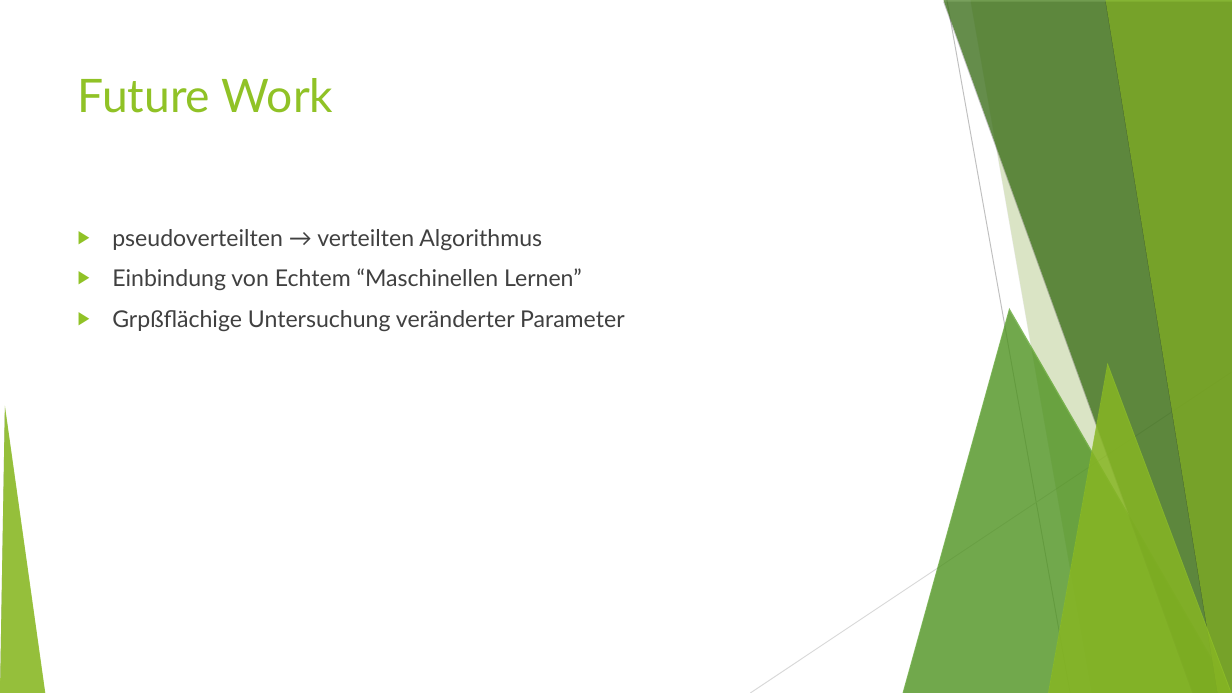
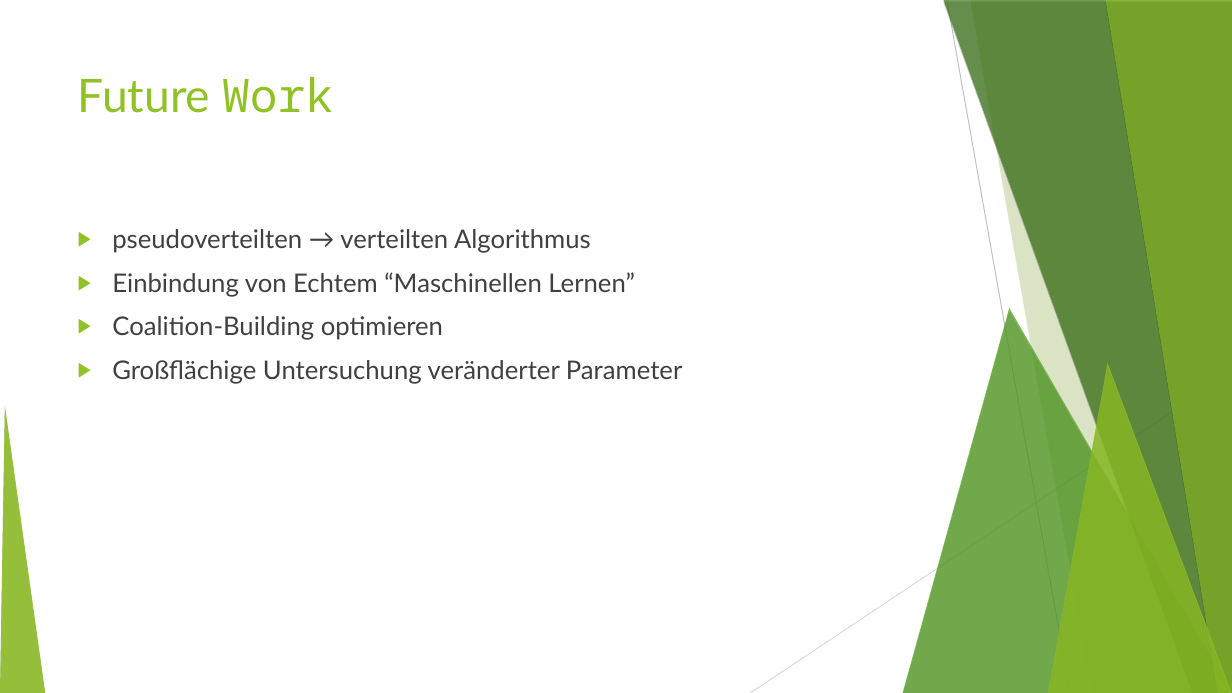
Before and after one commit to MFizz/AiF, a slide deck: slide 16 of Abschluss/alt.odp (slide 13 before the commit). Drawn at 1232x693 pixels with LibreOffice and Linux fonts; fonts in the diff are those of the drawing. Boxes give left, top, right and bottom in pixels: in the first picture for what was removed or moved away, otherwise in the second. Text is boxed around its words. In the diff, an @@ line names an element or a change of style, - is before the commit and + after.

```diff
--- a/Abschluss/alt.odp
+++ b/Abschluss/alt.odp
@@ title "Future Work" at (78,77,333,113): font Lato to Noto Sans Mono in "Work" @@
@@ text at (112,229,634,297): size 18 to 20 pt in "pseudoverteilten → verteilten Algorithmus", "Einbindung von Echtem “Maschinellen Lernen”" @@
@@ text at (112,316,682,384): text changed; size 18 to 20 pt @@
-▶ Grpßflächige Untersuchung veränderter Parameter
+▶ Coalition-Building optimieren
+▶ Großflächige Untersuchung veränderter Parameter
```
Also in this commit, not shown: 9 other slides changed, 6 slides added, 3 slides removed.
